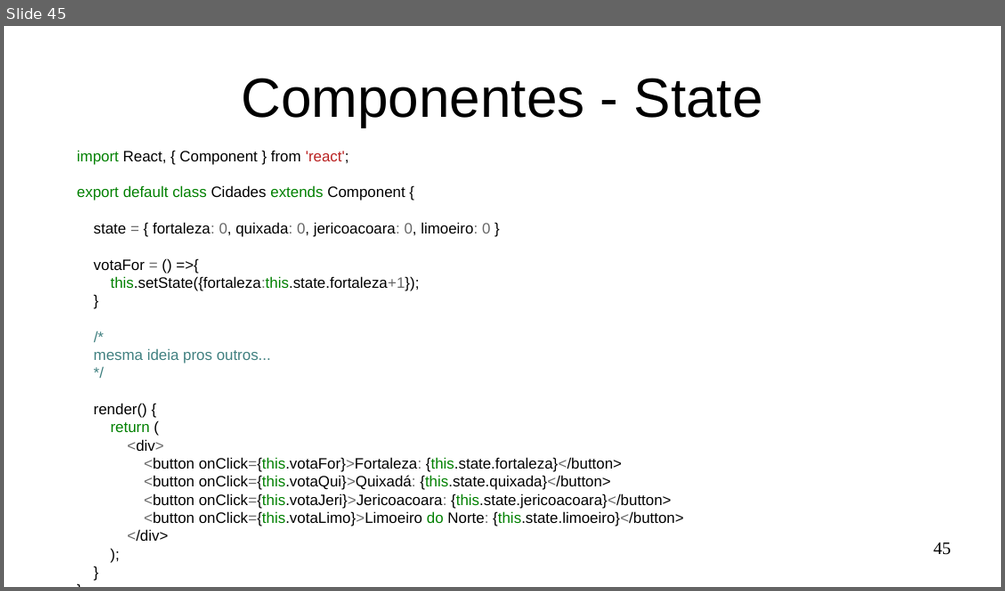
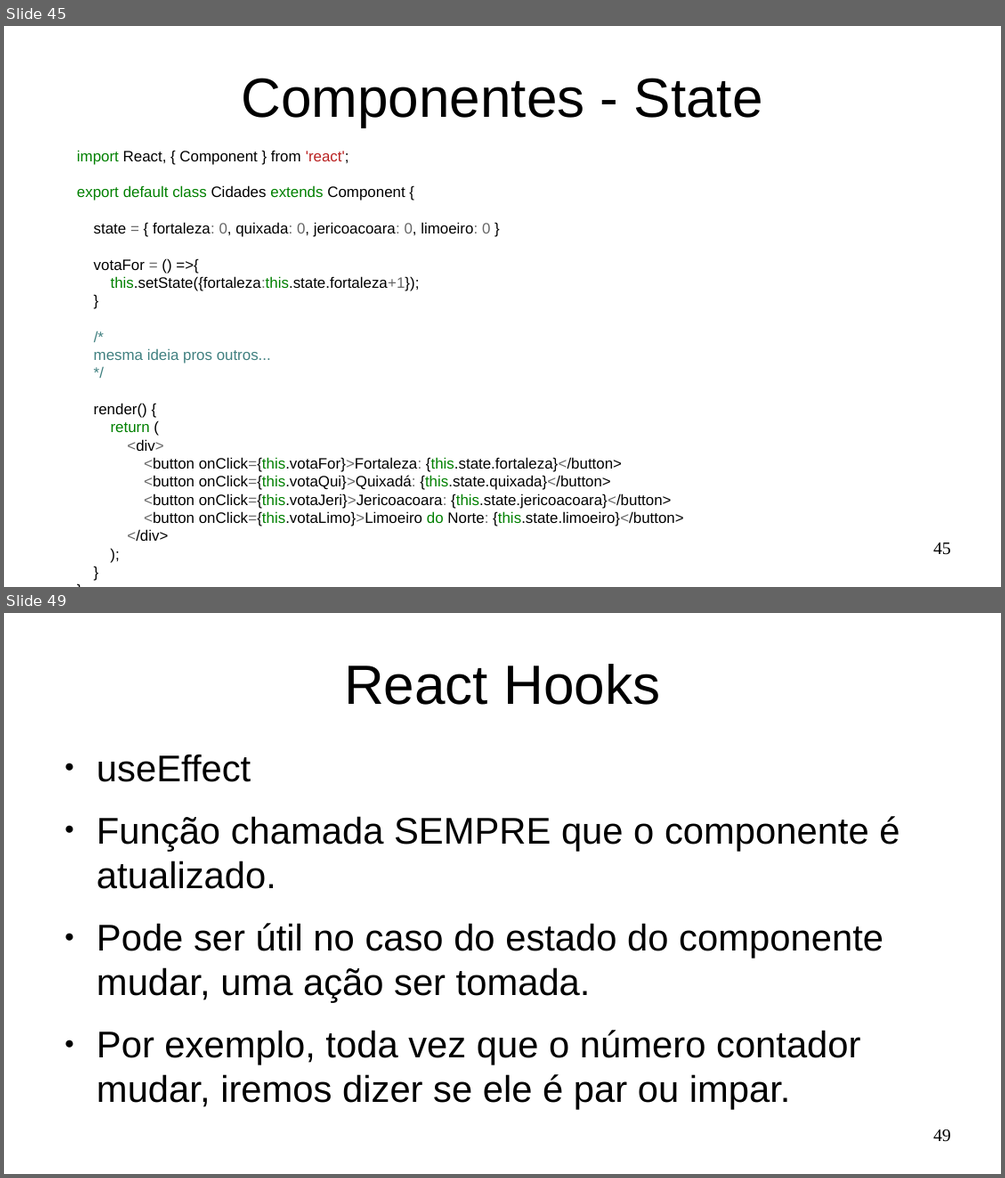
Before and after one commit to Marques-Dev/WEB_2020-1, a slide deck: SLIDES/aula01.odp. Shown one above the other, each under a label of ours: slide 45 before the commit, slides 45 and 49 after it; the slides between them are not shown. The pictures are 1005x591 and 1005x1178 pixels, drawn with LibreOffice and Linux fonts; fonts in the diff are those of the drawing. Boxes give left, top, right and bottom in pixels: in the first picture for what was removed or moved away, otherwise in the second. Text is boxed around its words. In the diff, an @@ line names an element or a change of style, - is before the commit and + after.

Commit message:
React hooks

```diff
--- a/SLIDES/aula01.odp
+++ b/SLIDES/aula01.odp
@@ slide 49 added at (4,613,1001,1174), background #FFFFFF @@
@@ title added at (344,664,660,705), 44 pt, text #000000 @@
+React Hooks
@@ text added at (97,754,899,1110), 29.6 pt, text #000000 @@
+● useEffect
+● Função chamada SEMPRE que o componente é atualizado.
+● Pode ser útil no caso do estado do componente mudar, uma ação ser tomada.
+● Por exemplo, toda vez que o número contador mudar, iremos dizer se ele é par ou impar.
@@ page number added at (933,1129,951,1142), 14 pt, text #000000 @@
+49
```
Also in this commit, not shown: 5 other slides added, 1 slide removed, 2 other files.
